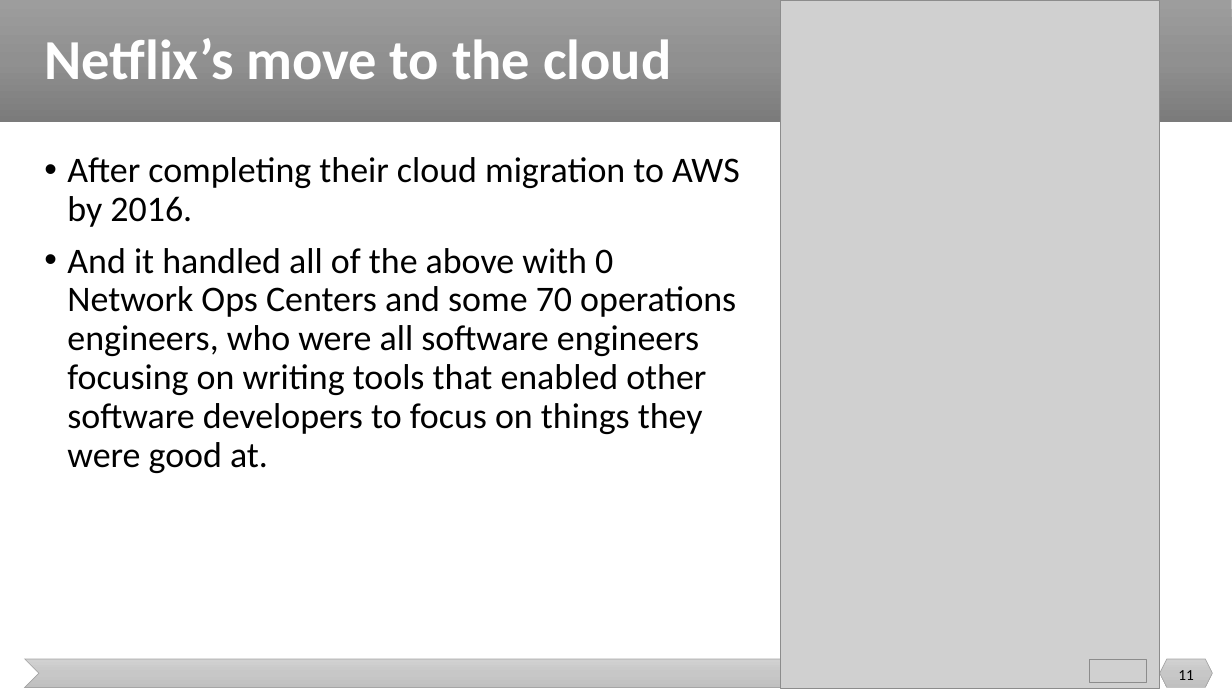
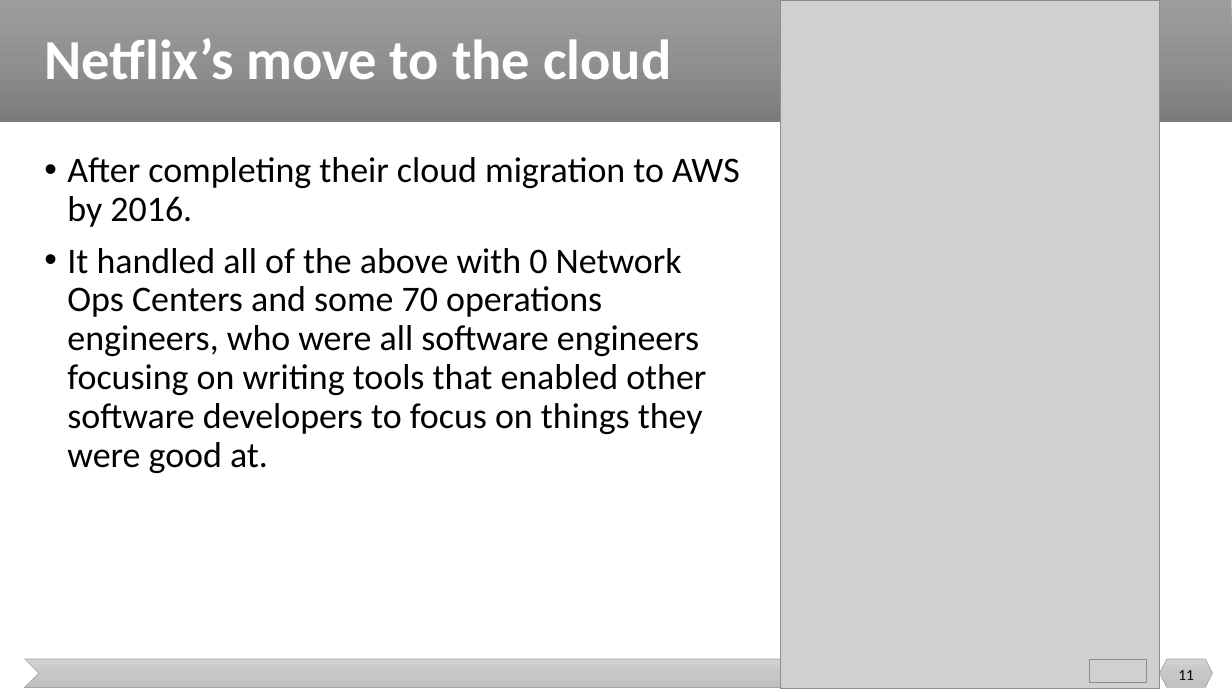
Before and after one commit to malenezi/malenezi, a slide deck: slide 11 of SE489/Lectures/10-Case Study/DevOps at Netflix.pptx. Drawn at 1232x693 pixels with LibreOffice and Linux fonts; fonts in the diff are those of the drawing; grey boxes stand for pictures. Boxes give left, top, right and bottom in pixels: in the first picture for what was removed or moved away, otherwise in the second. Text is boxed around its words. In the diff, an @@ line names an element or a change of style, - is before the commit and + after.

```diff
--- a/SE489/Lectures/10-Case Study/DevOps at Netflix.pptx
+++ b/SE489/Lectures/10-Case Study/DevOps at Netflix.pptx
@@ text at [67,248,706,473]: text changed @@
-• And it handled all of the above with 0 Network Ops Centers and some 70 operations engineers, who were all software engineers focusing on writing tools that enabled other software developers to focus on things they were good at.
+• It handled all of the above with 0 Network Ops Centers and some 70 operations engineers, who were all software engineers focusing on writing tools that enabled other software developers to focus on things they were good at.
```
Also in this commit, not shown: 2 other slides changed.
